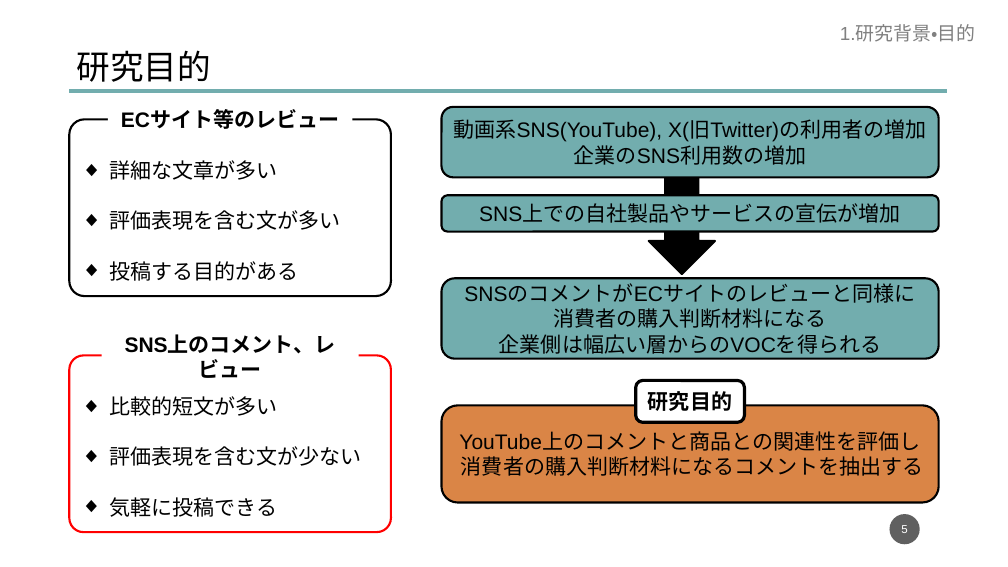
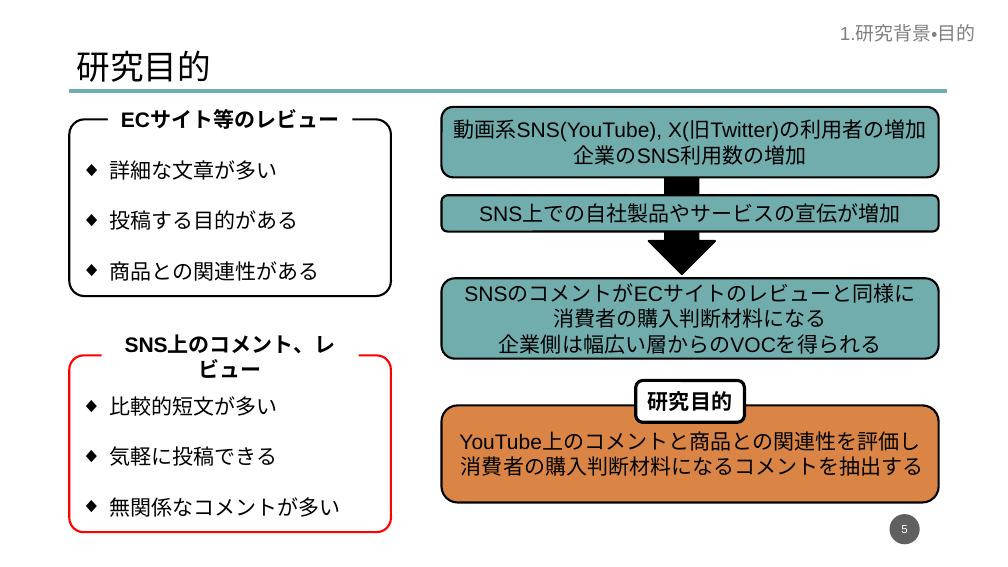
Before and after one commit to dora937nishikori/investigation, a slide deck: slide 5 of 修論/修論発表資料.pptx. Drawn at 1008x567 pixels with LibreOffice and Linux fonts; fonts in the diff are those of the drawing. Boxes give left, top, right and bottom in pixels: in the first picture for what was removed or moved away, otherwise in the second. Text is boxed around its words. In the diff, an @@ line names an element or a change of style, - is before the commit and + after.

```diff
--- a/修論/修論発表資料.pptx
+++ b/修論/修論発表資料.pptx
@@ text in rounded rectangle at [110,210,341,230]: paragraph removed @@
-◆ 評価表現を含む文が多い
@@ text in rounded rectangle at [110,261,320,281]: paragraph added @@
+◆ 商品との関連性がある
@@ text in rounded rectangle at [109,446,361,466]: paragraph removed @@
-◆ 評価表現を含む文が少ない
@@ text in rounded rectangle at [109,497,340,517]: paragraph added @@
+◆ 無関係なコメントが多い
```
Also in this commit, not shown: 1 other slide changed.
